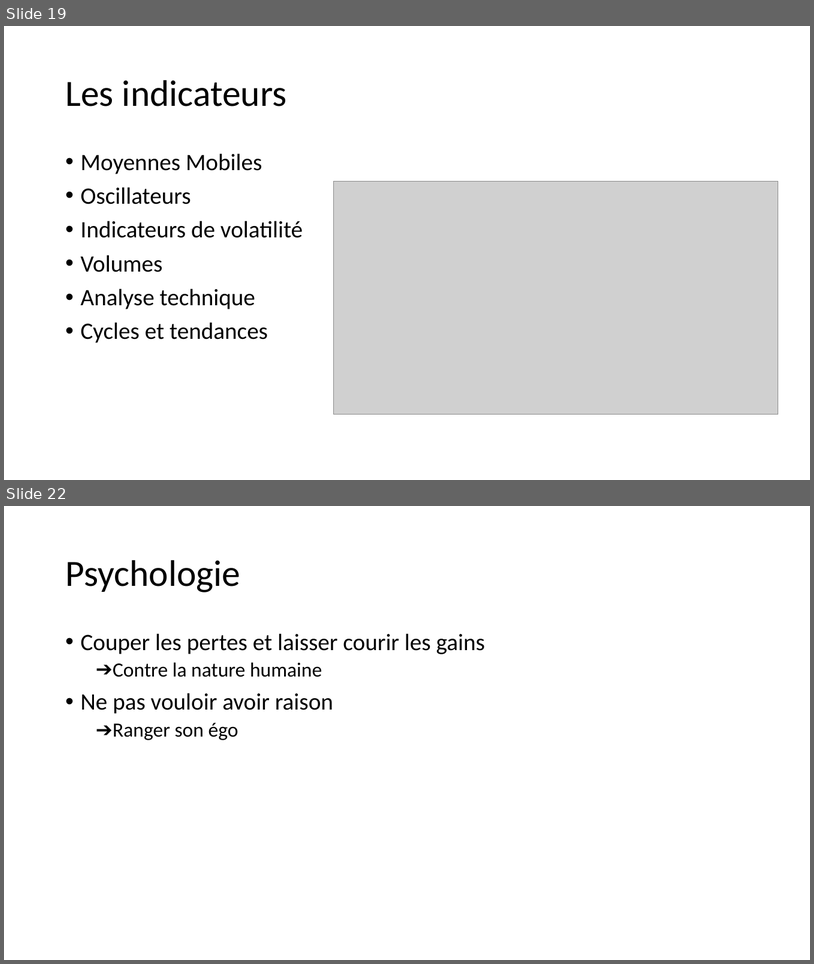
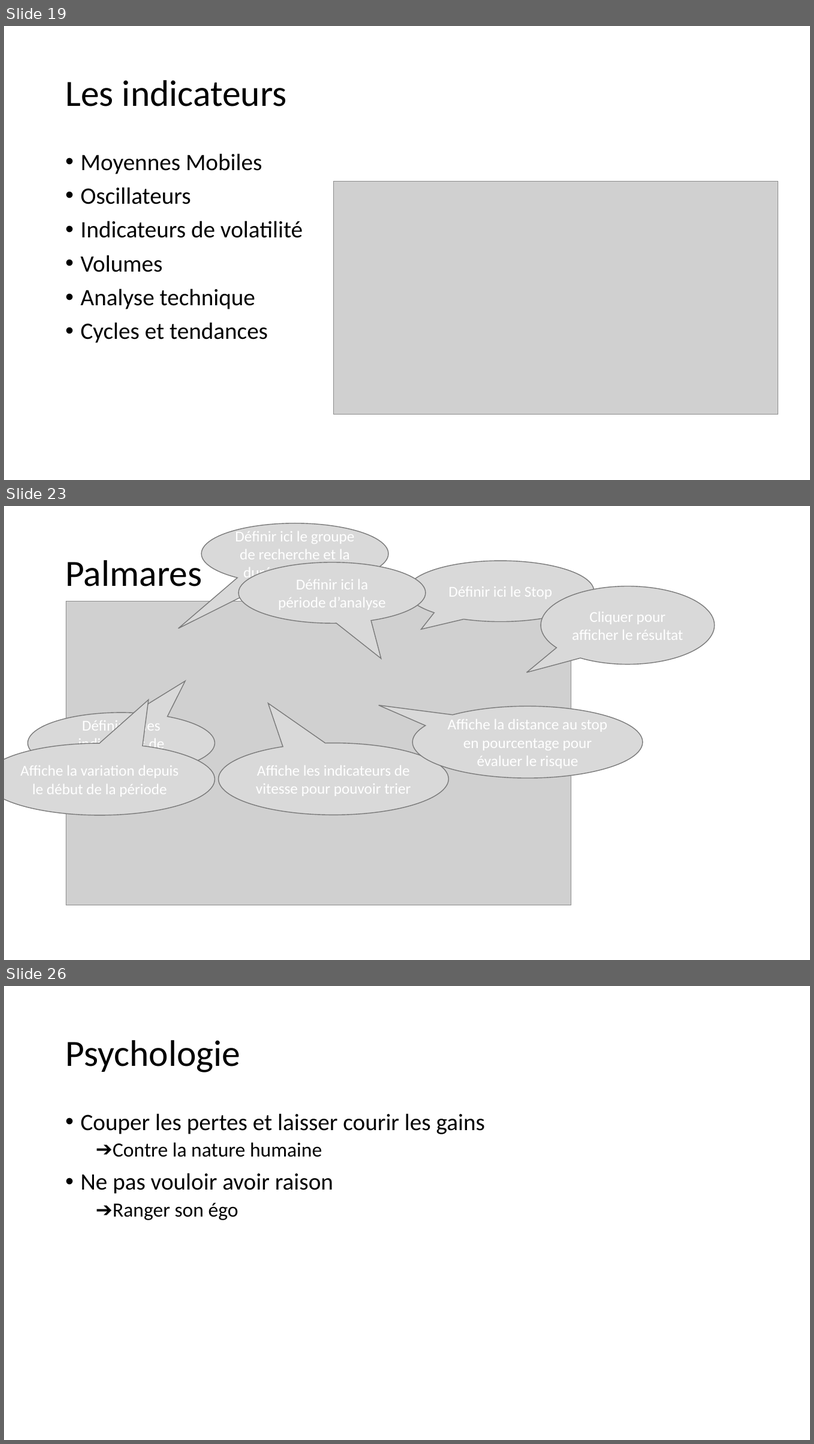
Before and after one commit to dadelcarbo/UltimateChartistRoot, a slide deck: Formation/Formation Bourse_Benoit.pptx. Shown one above the other, each under a label of ours: slides 19 and 22 before the commit, slides 19, 23 and 26 after it; the slides between them are not shown. The pictures are 814x964 and 814x1444 pixels, drawn with LibreOffice and Linux fonts; fonts in the diff are those of the drawing; grey boxes stand for pictures. Boxes give left, top, right and bottom in pixels: in the first picture for what was removed or moved away, otherwise in the second. Text is boxed around its words. In the diff, an @@ line names an element or a change of style, - is before the commit and + after.

```diff
--- a/Formation/Formation Bourse_Benoit.pptx
+++ b/Formation/Formation Bourse_Benoit.pptx
@@ slide 23 added at <box>4,506,810,960</box>, background #FFFFFF @@
@@ speech bubble added at <box>202,523,389,584</box>, fill #D9D9D9, outline #7A7A7A 1 pt, 18 pt, text #FFFFFF @@
+Définir ici le groupe de recherche et la durée des barres
@@ title added at <box>65,555,202,586</box>, 44 pt, text #000000 @@
+Palmares
@@ speech bubble added at <box>239,562,426,624</box>, fill #D9D9D9, outline #7A7A7A 1 pt, 18 pt, text #FFFFFF @@
+Définir ici la période d’analyse
@@ speech bubble added at <box>408,561,594,622</box>, fill #D9D9D9, outline #7A7A7A 1 pt, 18 pt, text #FFFFFF @@
+Définir ici le Stop
@@ speech bubble added at <box>541,586,715,664</box>, fill #D9D9D9, outline #7A7A7A 1 pt, 18 pt, text #FFFFFF @@
+Cliquer pour afficher le résultat
@@ picture added at <box>66,601,571,905</box> @@
@@ speech bubble added at <box>27,712,215,774</box>, fill #D9D9D9, outline #7A7A7A 1 pt, 18 pt, text #FFFFFF @@
+Définir ici les indicateurs de mesure de vitesse
@@ speech bubble added at <box>413,706,644,778</box>, fill #D9D9D9, outline #7A7A7A 1 pt, 18 pt, text #FFFFFF @@
+Affiche la distance au stop en pourcentage pour évaluer le risque
@@ speech bubble added at <box>4,743,215,815</box>, fill #D9D9D9, outline #7A7A7A 1 pt, 18 pt, text #FFFFFF @@
+Affiche la variation depuis le début de la période
@@ speech bubble added at <box>219,743,449,815</box>, fill #D9D9D9, outline #7A7A7A 1 pt, 18 pt, text #FFFFFF @@
+Affiche les indicateurs de vitesse pour pouvoir trier
@@ what was slide 22 is now slide 26 @@
```
Also in this commit, not shown: 1 slide changed, 4 other slides added, 1 slide removed, 5 other files.
